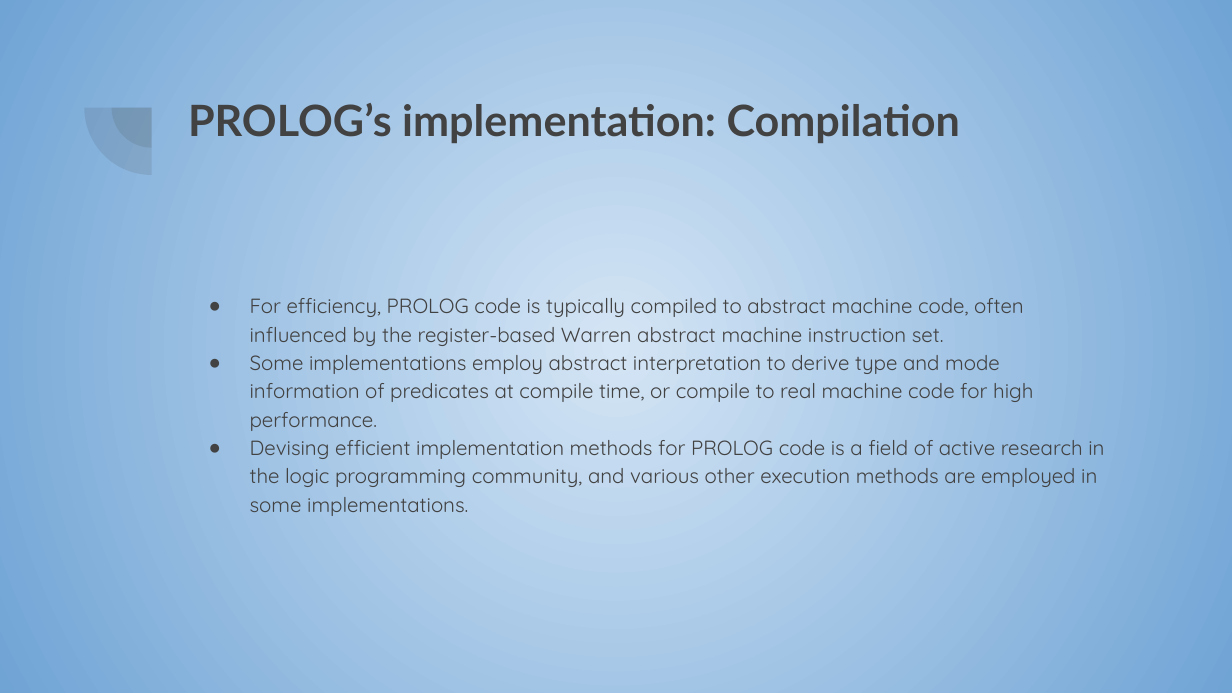
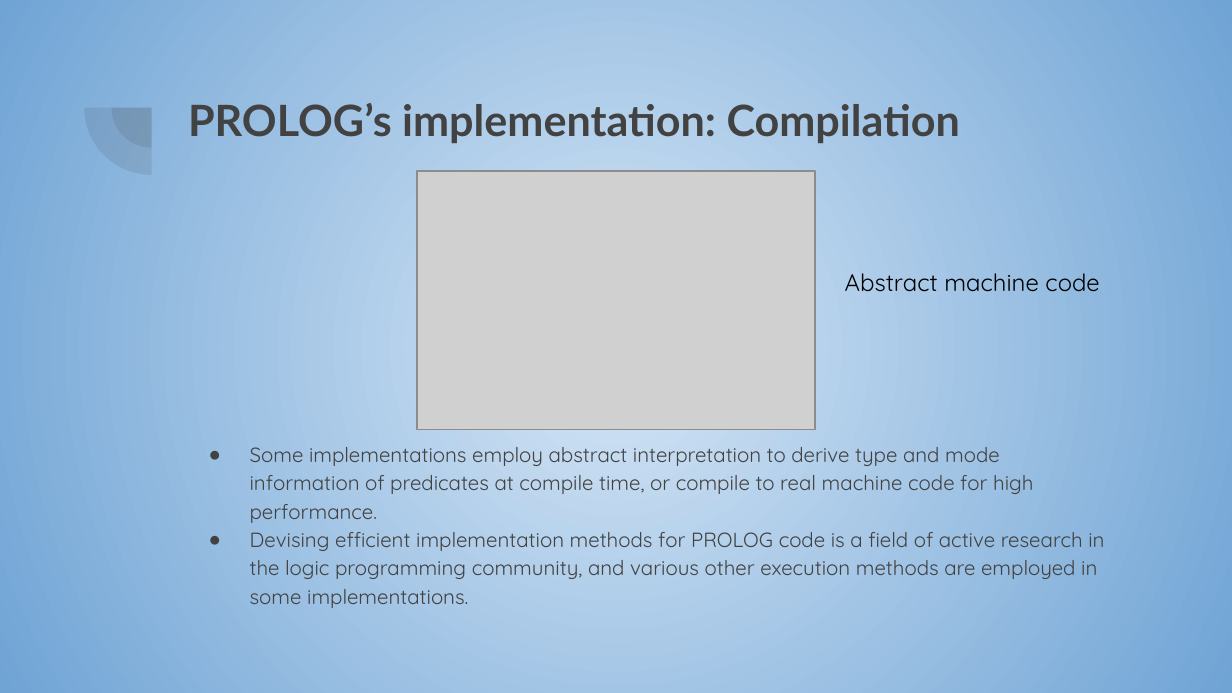
Before and after one commit to marc7666/Language-processors, a slide deck: slide 8 of Activities/Symbol table, intemediate code generation and synthesis phase/PROLOG presentation.pptx. Drawn at 1232x693 pixels with LibreOffice and Linux fonts; fonts in the diff are those of the drawing; grey boxes stand for pictures. Boxes give left, top, right and bottom in pixels: in the first picture for what was removed or moved away, otherwise in the second. Text is boxed around its words. In the diff, an @@ line names an element or a change of style, - is before the commit and + after.

```diff
--- a/Activities/Symbol table, intemediate code generation and synthesis phase/PROLOG presentation.pptx
+++ b/Activities/Symbol table, intemediate code generation and synthesis phase/PROLOG presentation.pptx
@@ picture added at (x1=416, y1=171, x2=814, y2=430) @@
@@ text at (x1=250, y1=298, x2=1024, y2=346): paragraph removed @@
-● For efficiency, PROLOG code is typically compiled to abstract machine code, often influenced by the register-based Warren abstract machine instruction set.
@@ text added at (x1=845, y1=273, x2=1099, y2=292), 14 pt, text #000000 @@
+Abstract machine code
@@ text at (x1=250, y1=447, x2=1033, y2=523): more space between paragraphs @@
```
Also in this commit, not shown: 3 other slides changed, 5 slides added, 4 slides removed, 1 other file.
